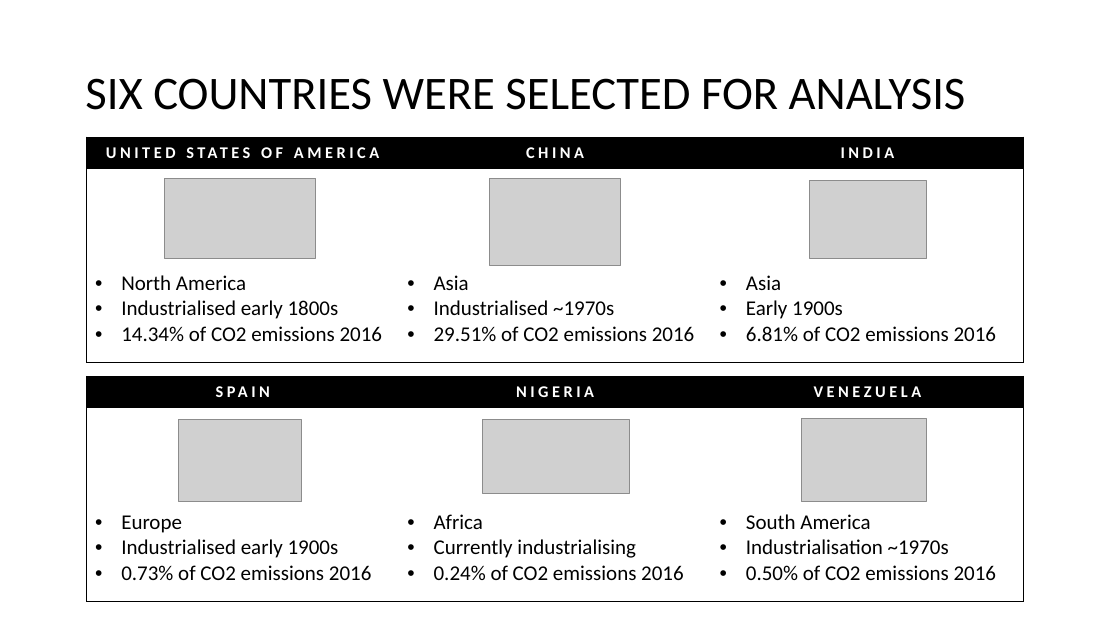
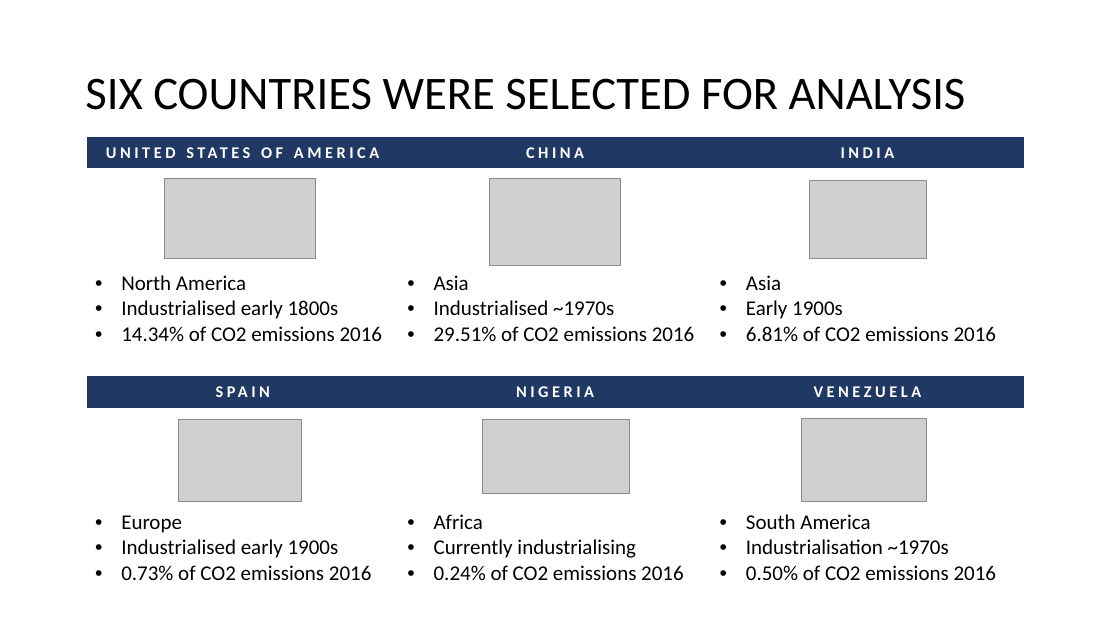
Before and after one commit to bts-mbds-precourse/bts-mbds-precourse-team2, a slide deck: slide 5 of Team 2 presentation - climate change.pptx. Drawn at 1120x630 pixels with LibreOffice and Linux fonts; fonts in the diff are those of the drawing; grey boxes stand for pictures. Boxes give left, top, right and bottom in pixels: in the first picture for what was removed or moved away, otherwise in the second. Text is boxed around its words. In the diff, an @@ line names an element or a change of style, - is before the commit and + after.

```diff
--- a/Team 2 presentation - climate change.pptx
+++ b/Team 2 presentation - climate change.pptx
@@ table at <box>87,137,1024,362</box> @@
@@ fill none to #203864 in row 1 @@
@@ borders changed @@
@@ table at <box>87,376,1024,602</box> @@
@@ fill none to #203864 in row 1 @@
@@ borders changed @@
```
Also in this commit, not shown: 1 other slide changed.
